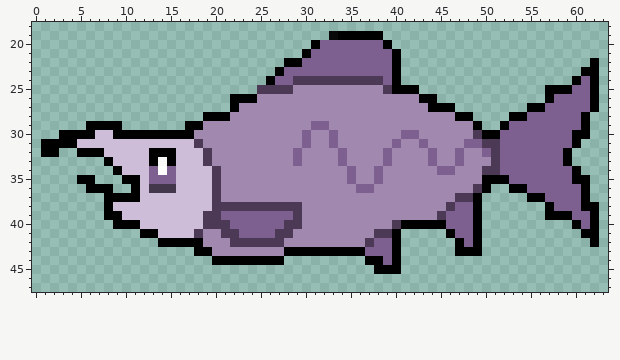
Two versions of one pixel-art sprite, Assets/Sprites/salmon_slime.png. The picture above is the old version.
The file is 64x64 pixels. Colours within 5 levels of each other are drawn and written as one. Shown: x 0..63, y 18..47.
After the commit:
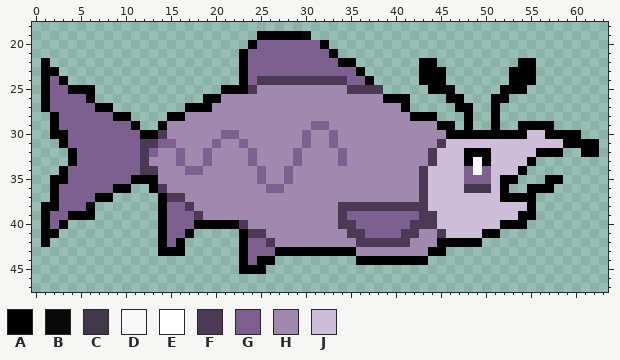
Palette (. is transparent): A #000000  B #090909  C #43374c  D #f8f8f8  E #ffffff  F #4b3956  G #7d6090  H #a088af  J #cdbdd9
Changes in this commit:
Changed rows in their new state; - is an unchanged pixel.
first column x 1:
19 ------------------------AAAAAB--......------------------------
20 -----------------------AGGGGGGGA.......-----------------------
21 ----------------------AGGGGGGG--A.......----------------------
22 A---------------------AGGGGGG----AA.....--AA---------AA------.
23 AA--------------------AGGGG--------A....--AAA-------AAA-----..
24 AGA-------------------AGFFFF------GGA...--AAA-------AAA----...
25 AGGAAA--------------AAAFHHHH------FFFF....-AAA-----AAA--......
26 AGGGGA------------AAHHHH--------------AAA...-AA---AA----......
27 AGGGGGAA--------AAAHHH------------------A.....AA--A---........
28 -AGGGGGGAA----AAHHHHH--------------------AAA...---A-.........-
29 -AGGGGGGGGA--AHHHH--------------------------AA.A.-A..AAAA....-
30 -A-GGGGGGGG--FHHH---GG------------------HH---AAAA--AAAJJAAA-.-
31 ..-GGGGGGGGFFGGHHH-G--G----------------H--H-FJJJJJJJJJJJJJA-AA
32 ..-AGGGGGGGFGHHGHHG----G--------------H----FJJJAAAJJJJJAAA.-AA
33 ---AGGGGGGGFHHHGHHG----G--------------H----FJJJADAJJJJA....---
34 --AGGGGGGGGFFHHHGGHH----G--G------H--H----FJJJJGEGJJJA......--
35 -AAGGGGGGG-AAHHHHHHH----G--G------H--H----FJJJJGGGJ-A...AA...-
36 -AGGGGGGAA..AFHHHHHH-----GG--------HH-----FJJJJCCCJA..AAA....-
37 -AGGGGA-.....AFFHHHH----------------------FJJJJJJJJAAA-......-
38 AAGGGA-......AGGFHHHHHHHHHHHH----FFFFFFFFFFJJJJJJJJJJJA-......
39 AGGAAA-......AGGGFHHHHHHHHHHH----FGGGGGGGGFFJJJJJJJJJAA-......
40 AGA-----.....AGGGAAAAAFHHHHHH----FFGGGGGGFFFJJJJJJJAAA-----...
41 AA---------..AGGA.....AFFHHH------FFGGGGFFHHFJJJJAA---------..
42 A-------------G-......AGG-H--------F-FFFFHHHAA-A-------------.
43 -------------AAA-.....AGGGA--------HHHHHHHHAA-...-------------
44 -------------------...-G--.--------A--A-AAA-------------------
45 ----------------------AAA------------...----------------------
Pixel boxes of the changes (left, top, right, bottom) in both pictures:
changed: (41, 31, 599, 274)
